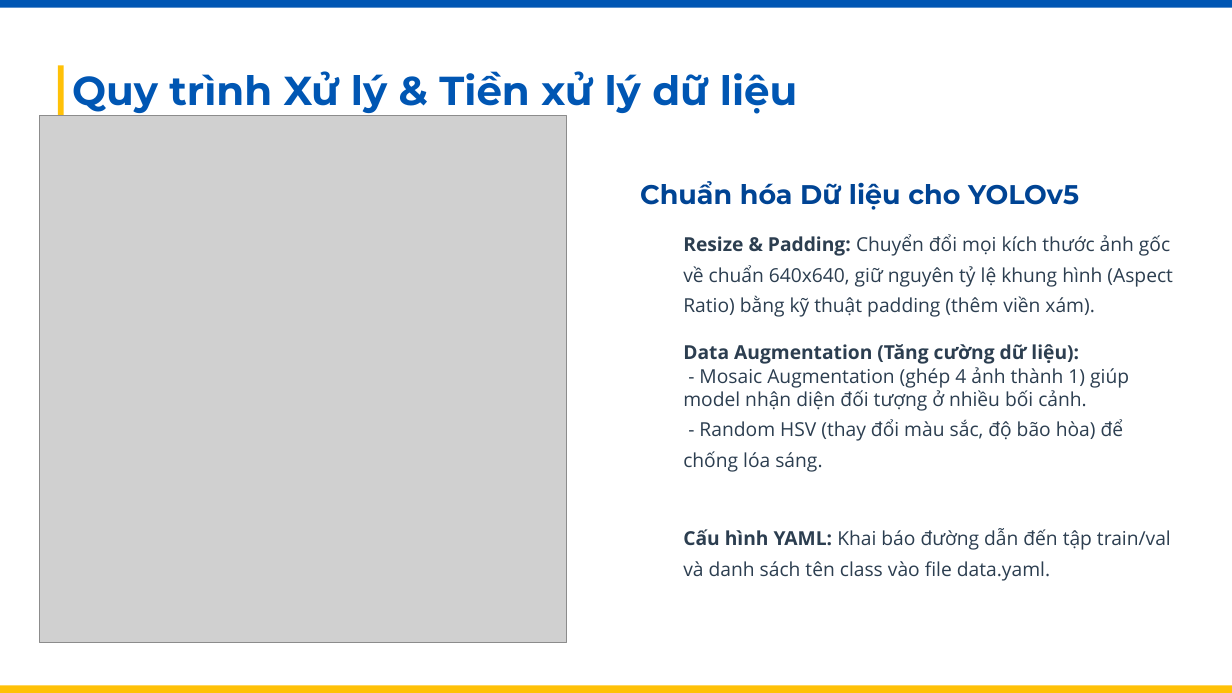
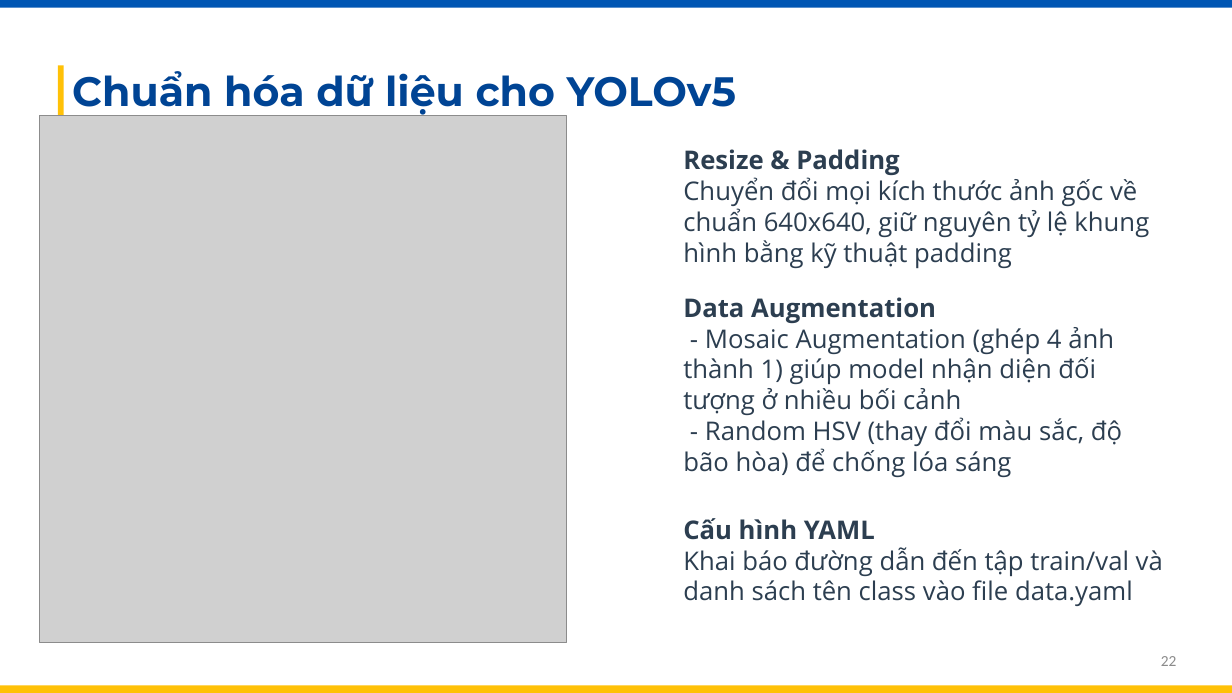
Before and after one commit to thuankhangho/btl-cloud, a slide deck: slide 22 of Phát hiện đối tượng có thể mở rộng với YOLOv5.pptx (slide 23 before the commit). Drawn at 1232x693 pixels with LibreOffice and Linux fonts; fonts in the diff are those of the drawing; grey boxes stand for pictures. Boxes give left, top, right and bottom in pixels: in the first picture for what was removed or moved away, otherwise in the second. Text is boxed around its words. In the diff, an @@ line names an element or a change of style, - is before the commit and + after.

```diff
--- a/Phát hiện đối tượng có thể mở rộng với YOLOv5.pptx
+++ b/Phát hiện đối tượng có thể mở rộng với YOLOv5.pptx
@@ text at [72, 71, 736, 117]: text changed; size 31.5 to 32 pt; text colour #0056B3 to #004494 @@
-Quy trình Xử lý & Tiền xử lý dữ liệu
+Chuẩn hóa dữ liệu cho YOLOv5
@@ text at [683, 149, 1149, 268]: text changed; size 15 to 20 pt @@
-Resize & Padding: Chuyển đổi mọi kích thước ảnh gốc về chuẩn 640x640, giữ nguyên tỷ lệ khung hình (Aspect Ratio) bằng kỹ thuật padding (thêm viền xám).
+Resize & Padding
+Chuyển đổi mọi kích thước ảnh gốc về chuẩn 640x640, giữ nguyên tỷ lệ khung hình bằng kỹ thuật padding
@@ text removed at [640, 181, 1079, 210] @@
-Chuẩn hóa Dữ liệu cho YOLOv5
@@ text at [683, 297, 1122, 477]: text changed; size 15 to 20 pt @@
-Data Augmentation (Tăng cường dữ liệu):
-- Mosaic Augmentation (ghép 4 ảnh thành 1) giúp model nhận diện đối tượng ở nhiều bối cảnh.
-- Random HSV (thay đổi màu sắc, độ bão hòa) để chống lóa sáng.
+Data Augmentation
+- Mosaic Augmentation (ghép 4 ảnh thành 1) giúp model nhận diện đối tượng ở nhiều bối cảnh
+- Random HSV (thay đổi màu sắc, độ bão hòa) để chống lóa sáng
@@ text at [683, 518, 1163, 606]: text changed; size 15 to 20 pt @@
-Cấu hình YAML: Khai báo đường dẫn đến tập train/val và danh sách tên class vào file data.yaml.
+Cấu hình YAML
+Khai báo đường dẫn đến tập train/val và danh sách tên class vào file data.yaml
@@ page number added at [1161, 656, 1177, 666], 12 pt, text #8C8C8C @@
+22
```
Also in this commit, not shown: 34 other slides changed, 2 slides removed, 4 other files.
